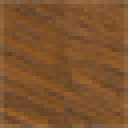
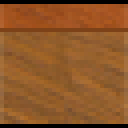
Revision of a layered 128px x 128px image; what changed, layer by layer:
added layer "Layer 3" above "Shape 2" over [0, 0, 128, 128]
added layer "Shape 2" (28%) above "Shape 1" over [0, 0, 128, 32]
added layer "Shape 1" (17%) above "Layer 2" over [0, 28, 128, 128]
